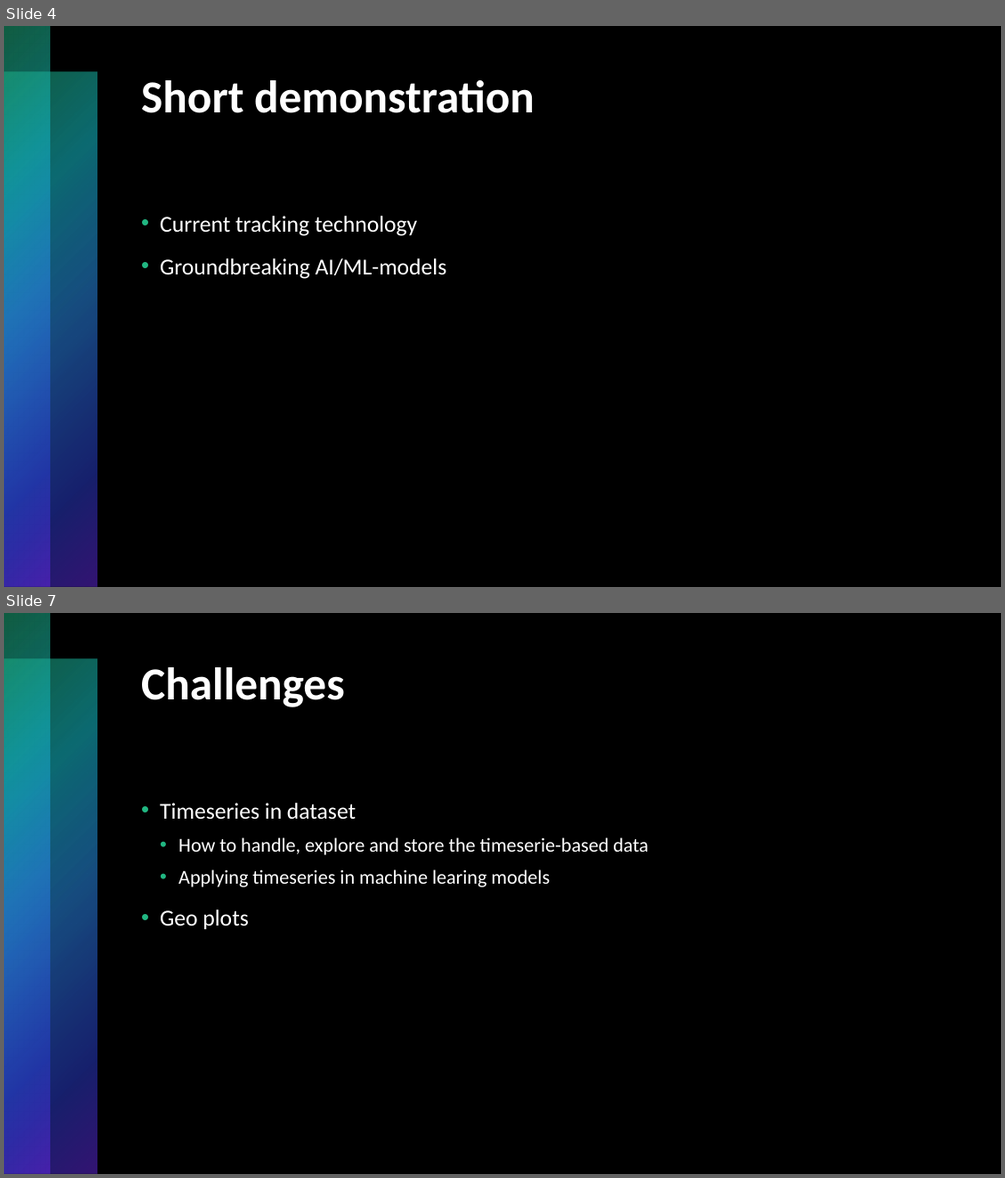
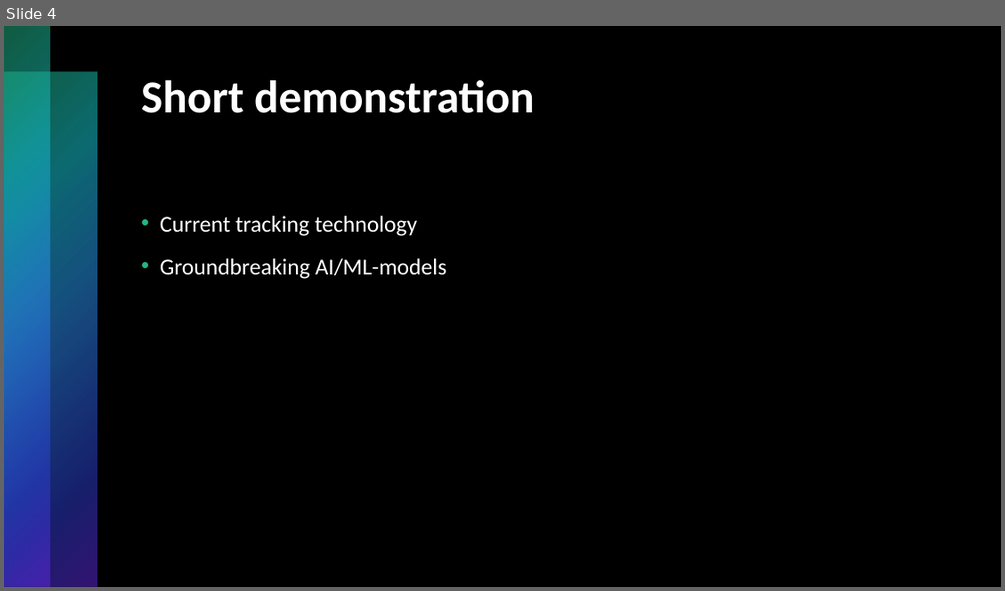
Before and after one commit to stefanlilja/pink_elephants, a slide deck: pitch.pptx. Shown one above the other, each under a label of ours: slides 4 and 7 before the commit, slide 4 after it; the slides between them are not shown. The pictures are 1005x1178 and 1005x591 pixels, drawn with LibreOffice and Linux fonts; fonts in the diff are those of the drawing. Boxes give left, top, right and bottom in pixels: in the first picture for what was removed or moved away, otherwise in the second. Text is boxed around its words. In the diff, an @@ line names an element or a change of style, - is before the commit and + after.

```diff
--- a/pitch.pptx
+++ b/pitch.pptx
@@ slide 7 removed at (4,613,1001,1174), background #000000; not listed: 2 template elements that a slide beside it also shows @@
@@ title removed at (141,667,344,707) @@
-Challenges
@@ text removed at (160,803,648,929) @@
-• Timeseries in dataset
-  • How to handle, explore and store the timeserie-based data
-  • Applying timeseries in machine learing models
-• Geo plots
```
Also in this commit, not shown: 3 slides changed, 1 slide added, 2 other slides removed.
